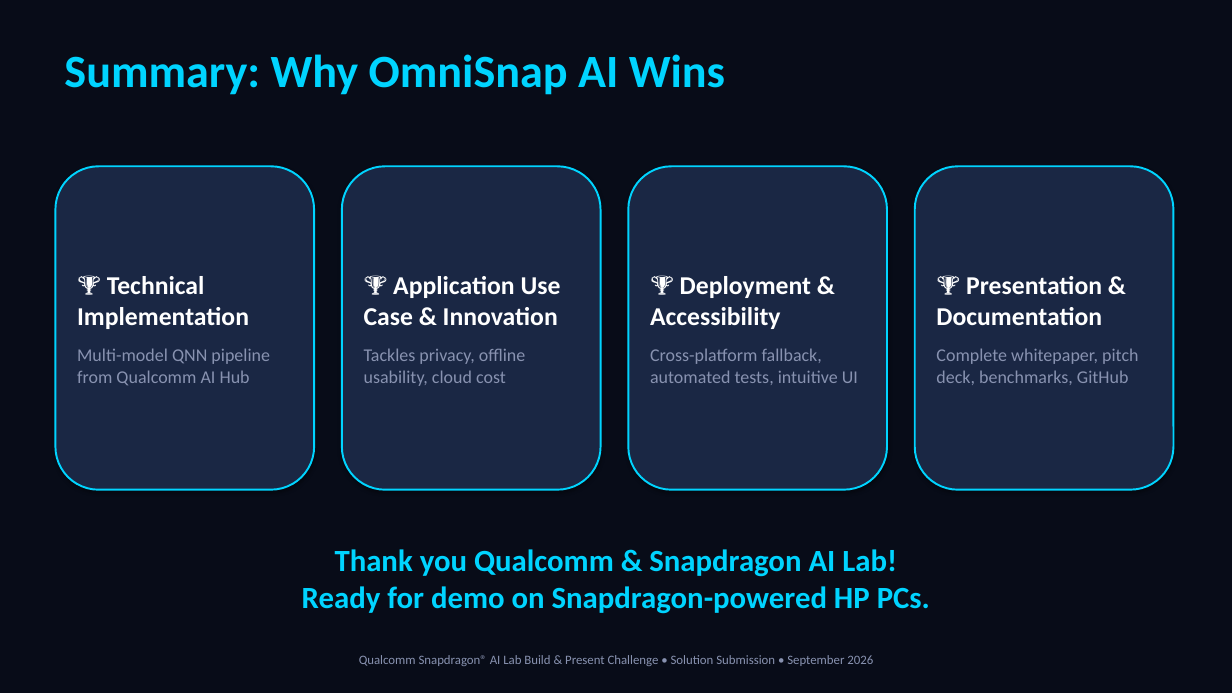
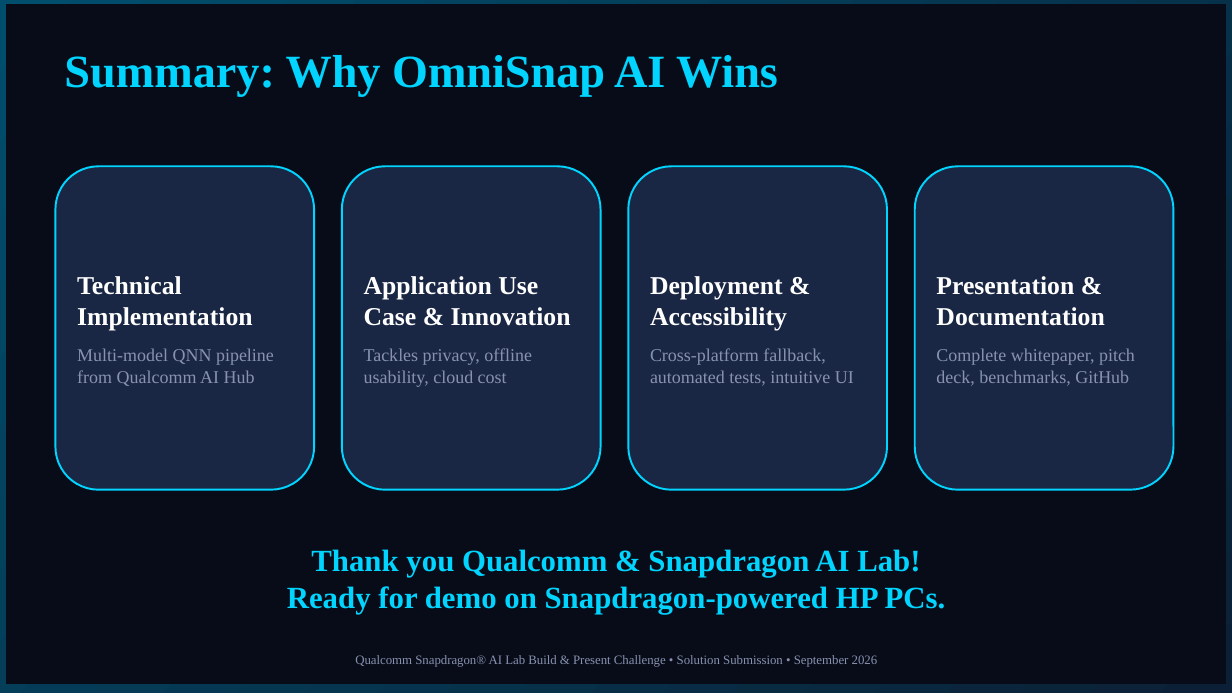
Before and after one commit to AnuragKannojiya/OmniSnap-AI, a slide deck: slide 10 of OmniSnap_AI_Pitch_Deck.pptx. Drawn at 1232x693 pixels with LibreOffice and Linux fonts; fonts in the diff are those of the drawing. Boxes give left, top, right and bottom in pixels: in the first picture for what was removed or moved away, otherwise in the second. Text is boxed around its words. In the diff, an @@ line names an element or a change of style, - is before the commit and + after.

```diff
--- a/OmniSnap_AI_Pitch_Deck.pptx
+++ b/OmniSnap_AI_Pitch_Deck.pptx
@@ background #FFFFFF to gradient #004E6C to #0C2036 @@
@@ rectangle: place and size @@
-rectangle at (0, 0, 1232, 693)
+rectangle at (6, 5, 1226, 684)
@@ rectangle at (6, 5, 1226, 684): outline #080C18 0.75 pt to #080C18 0.5 pt; shadow off @@
@@ font Calibri to Times New Roman in 3 elements at (287, 549, 946, 614), (355, 655, 878, 667), (64, 55, 778, 97) @@
@@ shadow off; proportions changed in 4 elements at (55, 166, 314, 490), (342, 166, 601, 490), (628, 166, 887, 490), (915, 166, 1174, 490) @@
@@ text in rounded rectangle at (77, 276, 253, 331): text changed; font Calibri to Times New Roman @@
-🏆 Technical Implementation
+Technical Implementation
@@ text in rounded rectangle at (364, 276, 571, 326): text changed; font Calibri to Times New Roman @@
-🏆 Application Use Case & Innovation
+Application Use Case & Innovation
@@ text in rounded rectangle at (650, 276, 787, 331): text changed; font Calibri to Times New Roman @@
-🏆 Deployment & Accessibility
+Deployment & Accessibility
@@ text in rounded rectangle at (936, 276, 1104, 326): text changed; font Calibri to Times New Roman @@
-🏆 Presentation & Documentation
+Presentation & Documentation
@@ text in rounded rectangle at (77, 348, 274, 386): font Calibri to Times New Roman in "Multi-model QNN pipeline from Qualcomm AI Hub" @@
@@ text in rounded rectangle at (364, 348, 532, 387): font Calibri to Times New Roman in "Tackles privacy, offline usability, cloud cost" @@
@@ text in rounded rectangle at (650, 348, 854, 386): font Calibri to Times New Roman in "Cross-platform fallback, automated tests, intuitive UI" @@
@@ text in rounded rectangle at (936, 348, 1135, 386): font Calibri to Times New Roman in "Complete whitepaper, pitch deck, benchmarks, GitHub" @@
@@ text "Thank you Qualcomm & Snapdragon ...": place and size @@
-text "Thank you Qualcomm & Snapdragon ..." at (302, 549, 930, 614)
+text "Thank you Qualcomm & Snapdragon ..." at (287, 549, 946, 614)
```
Also in this commit, not shown: 9 other slides changed, 1 other file.
